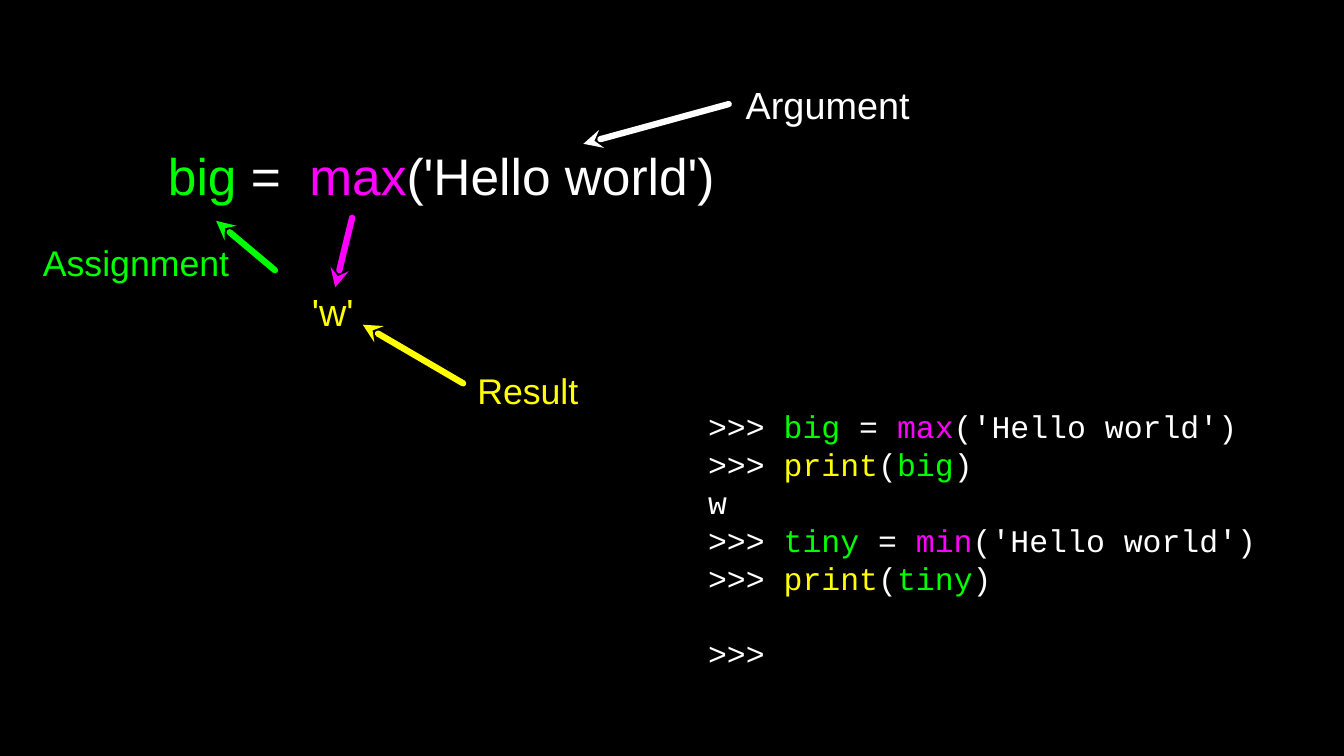
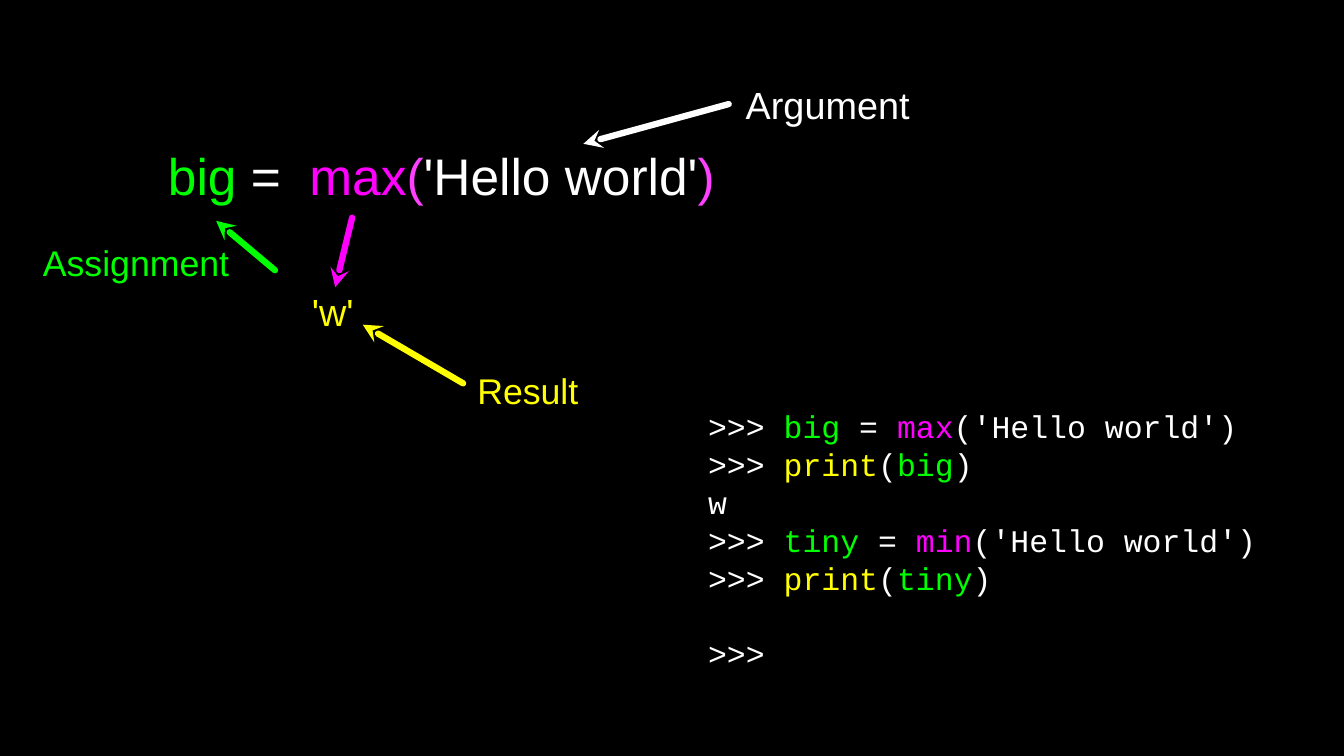
Before and after one commit to csev/py4e, a slide deck: slide 5 of lectures3/Pythonlearn-04-Functions.pptx. Drawn at 1344x756 pixels with LibreOffice and Linux fonts; fonts in the diff are those of the drawing. Boxes give left, top, right and bottom in pixels: in the first picture for what was removed or moved away, otherwise in the second. Text is boxed around its words. In the diff, an @@ line names an element or a change of style, - is before the commit and + after.

```diff
--- a/lectures3/Pythonlearn-04-Functions.pptx
+++ b/lectures3/Pythonlearn-04-Functions.pptx
@@ text "big = max('Hello world')" at (168,157,715,205): text colour #FFFFFF to #FF40FF in "max('Hello world')" @@
```
Also in this commit, not shown: 1 other slide changed.
